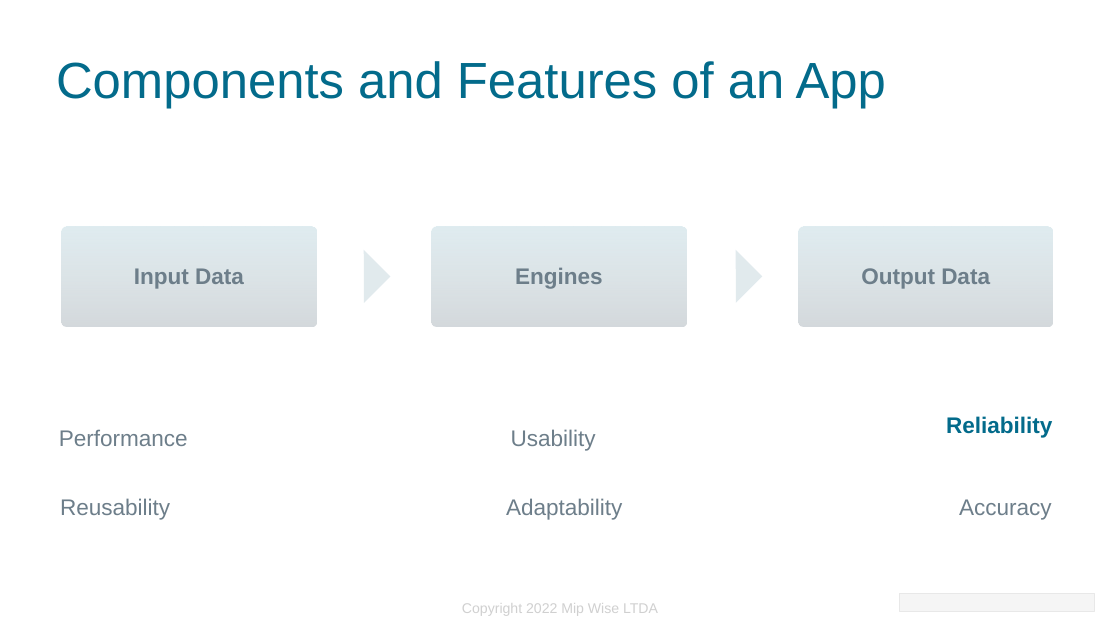
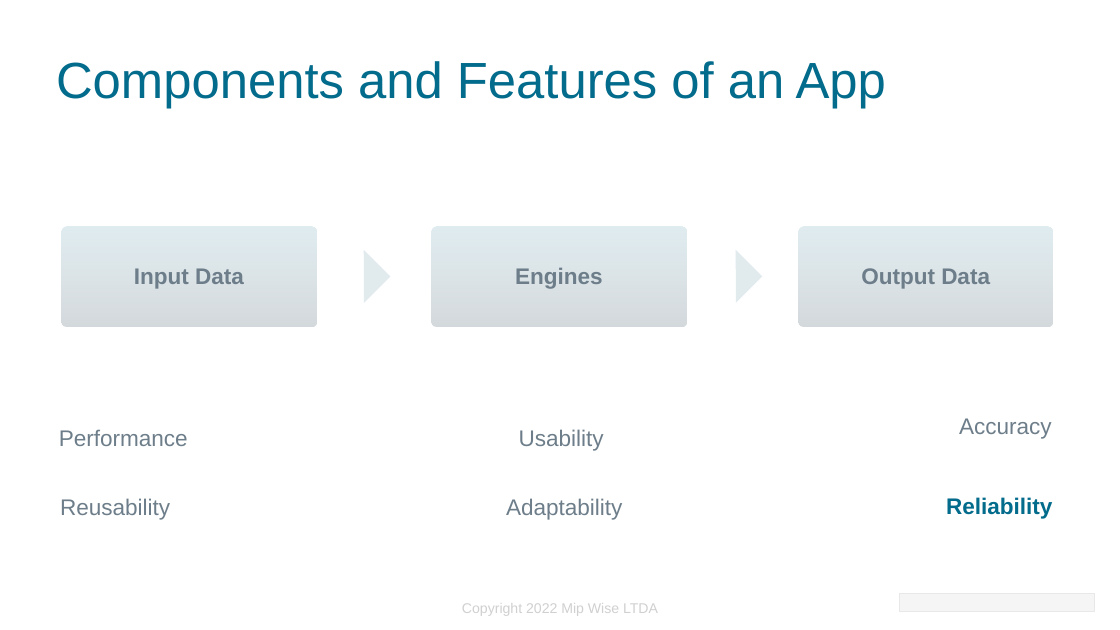
Before and after one commit to mipwise/workshop-data-validation, a slide deck: slide 4 of docs/data-validation-workshop.odp. Drawn at 1120x630 pixels with LibreOffice and Linux fonts; fonts in the diff are those of the drawing; grey boxes stand for pictures. Boxes give left, top, right and bottom in pixels: in the first picture for what was removed or moved away, otherwise in the second. Text is boxed around its words. In the diff, an @@ line names an element or a change of style, - is before the commit and + after.

```diff
--- a/docs/data-validation-workshop.odp
+++ b/docs/data-validation-workshop.odp
@@ text "Usability": place and size @@
-text "Usability" at box(511, 429, 596, 451)
+text "Usability" at box(519, 429, 604, 451)
@@ text "Accuracy": place and size @@
-text "Accuracy" at box(959, 499, 1052, 520)
+text "Accuracy" at box(959, 418, 1052, 439)
@@ text "Reliability": place and size @@
-text "Reliability" at box(946, 416, 1052, 438)
+text "Reliability" at box(946, 497, 1052, 519)
```
Also in this commit, not shown: 1 other slide changed.
